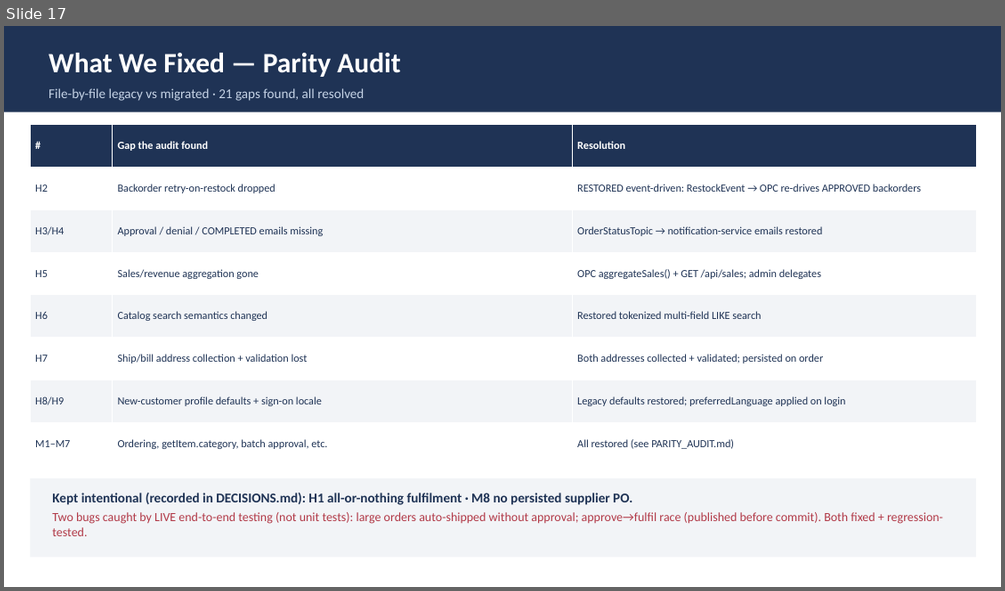
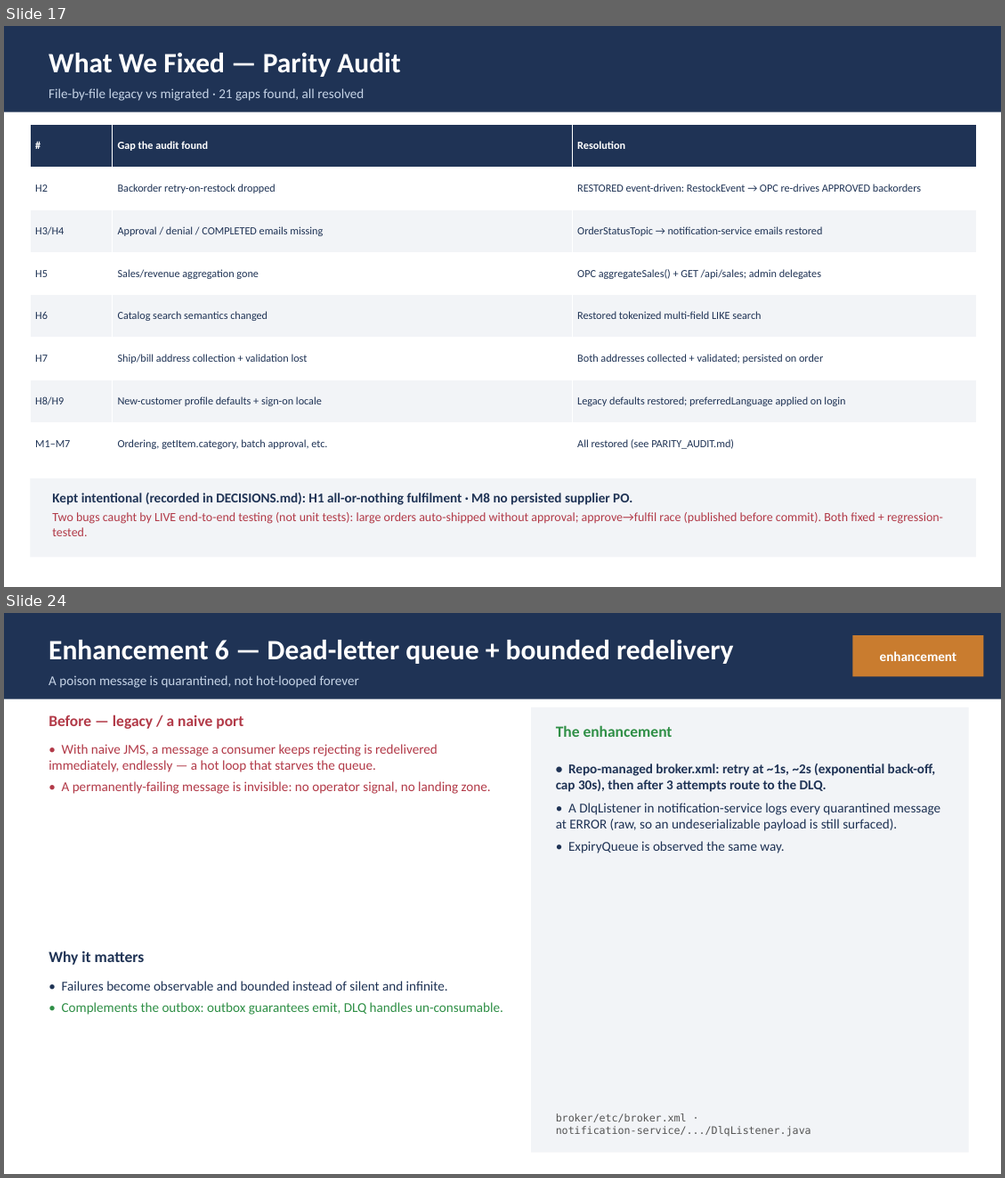
Before and after one commit to Vishak-94/pet-store, a slide deck: docs/PetStore_Demo_45min.pptx. Shown one above the other, each under a label of ours: slide 17 before the commit, slides 17 and 24 after it; the slides between them are not shown. The pictures are 1005x591 and 1005x1178 pixels, drawn with LibreOffice and Linux fonts; fonts in the diff are those of the drawing. Boxes give left, top, right and bottom in pixels: in the first picture for what was removed or moved away, otherwise in the second. Text is boxed around its words. In the diff, an @@ line names an element or a change of style, - is before the commit and + after.

Commit message:
Add enhancements-beyond-parity section to demo deck
- New enh_slide() helper: before / why-it-matters / the-enhancement + code-location footer
- Overview slide (E1-E10 table) + one detailed slide per enhancement:
  BCrypt, central RS256 IdP, transactional outbox, pessimistic stock lock,
  optimistic @Version lock, DLQ + bounded redelivery, idempotent consumers,
  validation + uniform error contract, CSRF + secure cookies, observability + stock cache
- Distinct from the parity audit (which restores legacy behaviour) — these are net improvements
- Agenda updated (section 8), renumbered through 13
- Regenerated PPTX (46 slides), verified zero shape overflow

```diff
--- a/docs/PetStore_Demo_45min.pptx
+++ b/docs/PetStore_Demo_45min.pptx
@@ slide 24 added at (4,613,1001,1174), background #FFFFFF @@
@@ rectangle added at (4,613,1001,699), fill #1F3355 @@
@@ rectangle added at (853,635,984,676), fill #C97C2F @@
@@ text added at (48,640,734,664), 27 pt, text #FFFFFF, bold @@
+Enhancement 6 — Dead-letter queue + bounded redelivery
@@ text added at (880,651,957,661), 13 pt, text #FFFFFF, bold @@
+enhancement
@@ text added at (48,675,359,688), 13 pt, text #C5D3E6 @@
+A poison message is quarantined, not hot-looped forever
@@ text added at (48,714,243,729), 15 pt, text #B23A48, bold @@
+Before — legacy / a naive port
@@ rectangle added at (531,707,969,1152), fill #F2F4F7 @@
@@ text added at (48,744,491,794), 13 pt, text #B23A48 @@
+• With naive JMS, a message a consumer keeps rejecting is redelivered immediately, endlessly — a hot loop that starves the queue.
+• A permanently-failing message is invisible: no operator signal, no landing zone.
@@ text added at (556,725,672,737), 15 pt, text #2F8F46, bold @@
+The enhancement
@@ text added at (556,763,940,853), 13 pt, text #1F3355 @@
+• Repo-managed broker.xml: retry at ~1s, ~2s (exponential back-off, cap 30s), then after 3 attempts route to the DLQ.
+• A DlqListener in notification-service logs every quarantined message at ERROR (raw, so an undeserializable payload is still surfaced).
+• ExpiryQueue is observed the same way.
@@ text added at (48,950,145,965), 15 pt, text #1F3355, bold @@
+Why it matters
@@ text added at (62,981,503,1014), 13 pt, text #2F8F46 @@
+• Failures become observable and bounded instead of silent and infinite.
+• Complements the outbox: outbox guarantees emit, DLQ handles un-consumable.
@@ text added at (556,1113,811,1136), 10 pt, text #555555 @@
+broker/etc/broker.xml · notification-service/.../DlqListener.java
```
Also in this commit, not shown: 1 slide changed, 10 other slides added, 1 other file.
